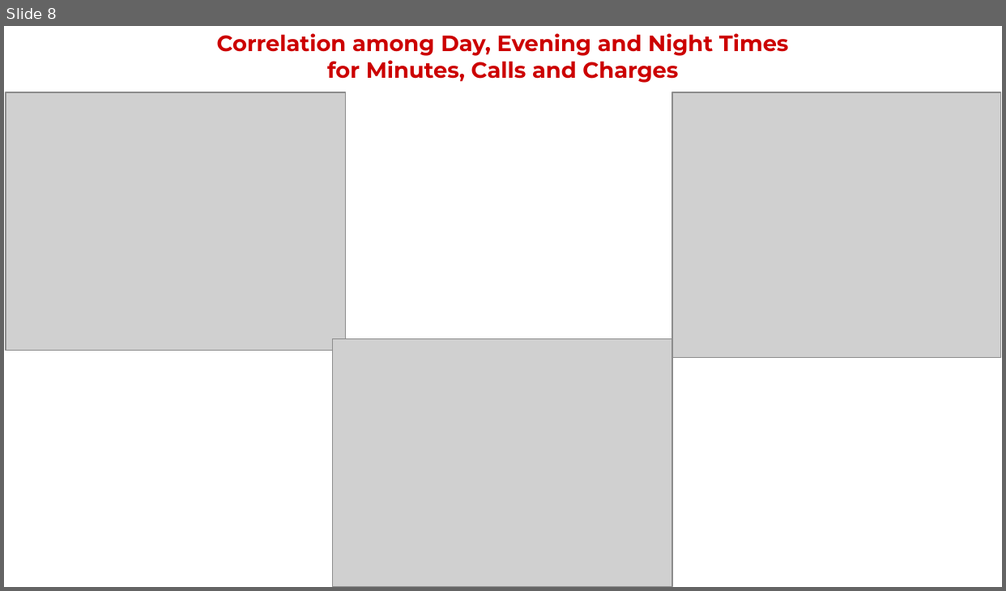
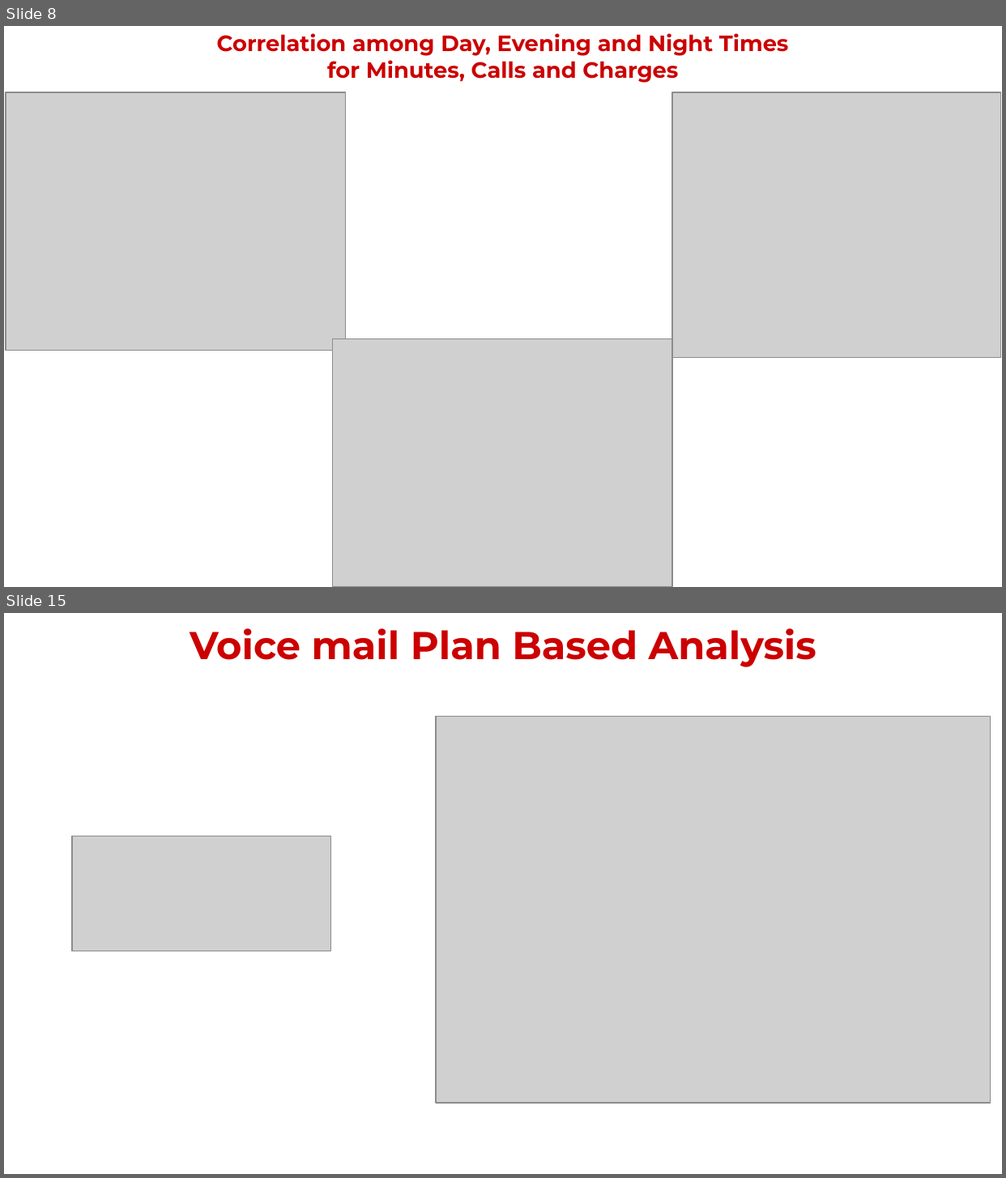
Before and after one commit to codes-by-vamshi/EDA-TelecomChurn, a slide deck: Project Presentation.pptx. Shown one above the other, each under a label of ours: slide 8 before the commit, slides 8 and 15 after it; the slides between them are not shown. The pictures are 1006x591 and 1006x1178 pixels, drawn with LibreOffice and Linux fonts; fonts in the diff are those of the drawing; grey boxes stand for pictures; background and template pictures are left out. Boxes give left, top, right and bottom in pixels: in the first picture for what was removed or moved away, otherwise in the second. Text is boxed around its words. In the diff, an @@ line names an element or a change of style, - is before the commit and + after.

```diff
--- a/Project Presentation.pptx
+++ b/Project Presentation.pptx
@@ slide 15 added at <box>4,613,1002,1174</box>, background #FFFFFF @@
@@ title added at <box>189,628,816,667</box>, 28 pt, text #CC0000, bold @@
+Voice mail Plan Based Analysis
@@ picture added at <box>436,717,990,1103</box> @@
@@ picture added at <box>72,837,330,952</box> @@
```
Also in this commit, not shown: 9 other slides added, 14 slides removed, 1 other file.
